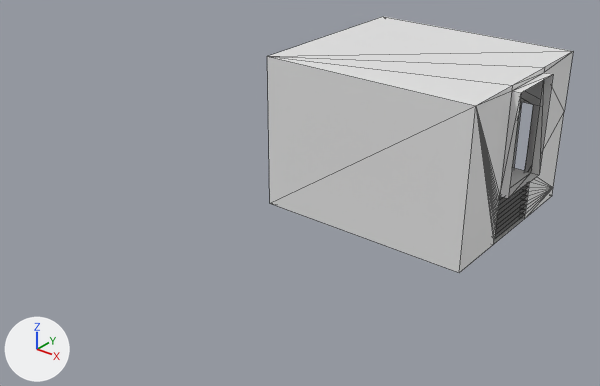
The glTF model src/objt/escena/pasillo.glb, before and after one commit.
Both versions are drawn from a 50 mm camera at (132.9, -245.1, 114.8) aimed at (6.1, -86.6, 16.5). Arrows for +X, +Y and +Z are at lower left; the lights stay in place. Mesh edges are drawn as thin lines. Vertices at the same position are counted once.
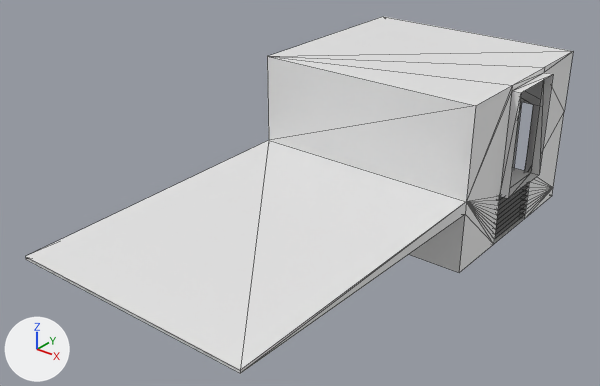
Where the newer file only moved an object's origin or applied its transform, the numbers keep the older frame.

Changed parts and their boxes (x1, y1, x2, y2) in the pictures (600 x 386 px):
'Cube.001', reshaped (79% wider, 39% taller)
    before: (267, 16, 573, 273)
    after: (25, 16, 573, 374)
part 1 of me_cube_001, built on
    before: (267, 56, 512, 273)
    after: (25, 56, 512, 374)

Patch to the scene script:
```diff
--- a/src/objt/escena/pasillo.glb.py
+++ b/src/objt/escena/pasillo.glb.py
@@ me_cube_001 @@
 # used by ob_cube_001; location = (0.0, 0.0, 14.9)
-me_cube_001.from_pydata(...)  # 542 vertices, 1043 faces; spans x -11.4..54.0, y -79.1..23.5, z -11.7..34.7
+me_cube_001.from_pydata(...)  # 550 vertices, 1057 faces; spans x -11.4..54.0, y -160.1..23.5, z -11.7..34.7
+# me_cube_001 part 1
+# 22 faces are deleted
+# 8 vertices are added at x -11.4..51.5, y -160.1..-79.1, z 6.7..10.2
+# 36 new faces join them
```
